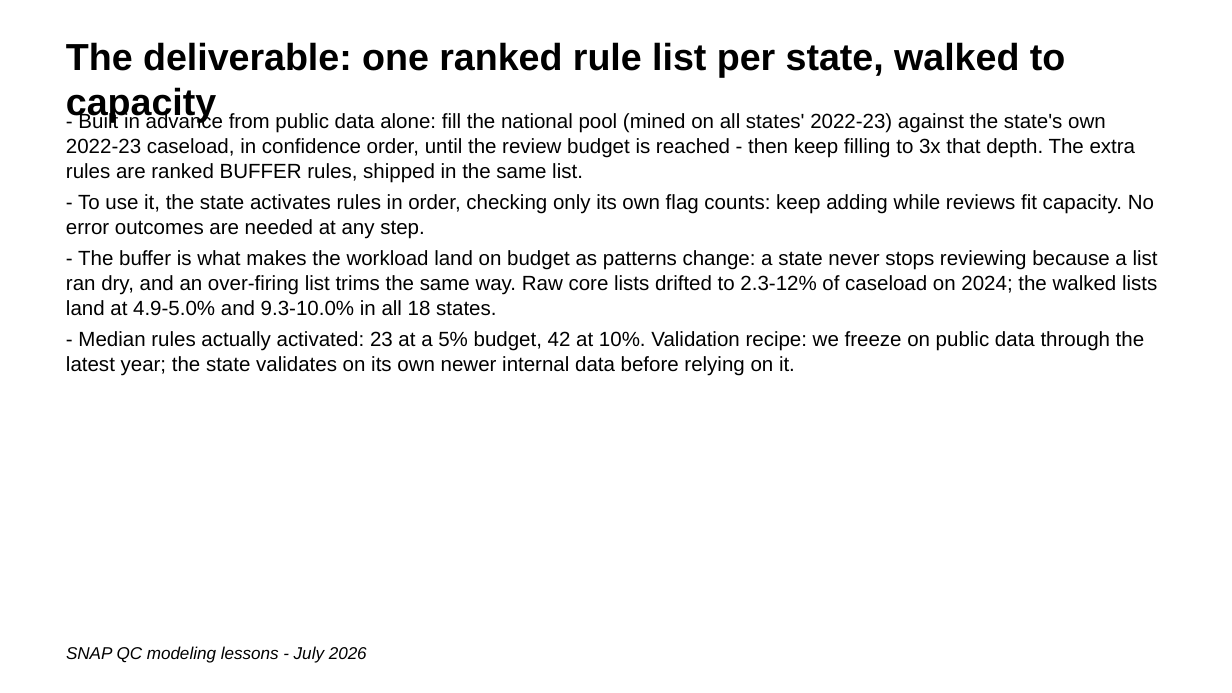
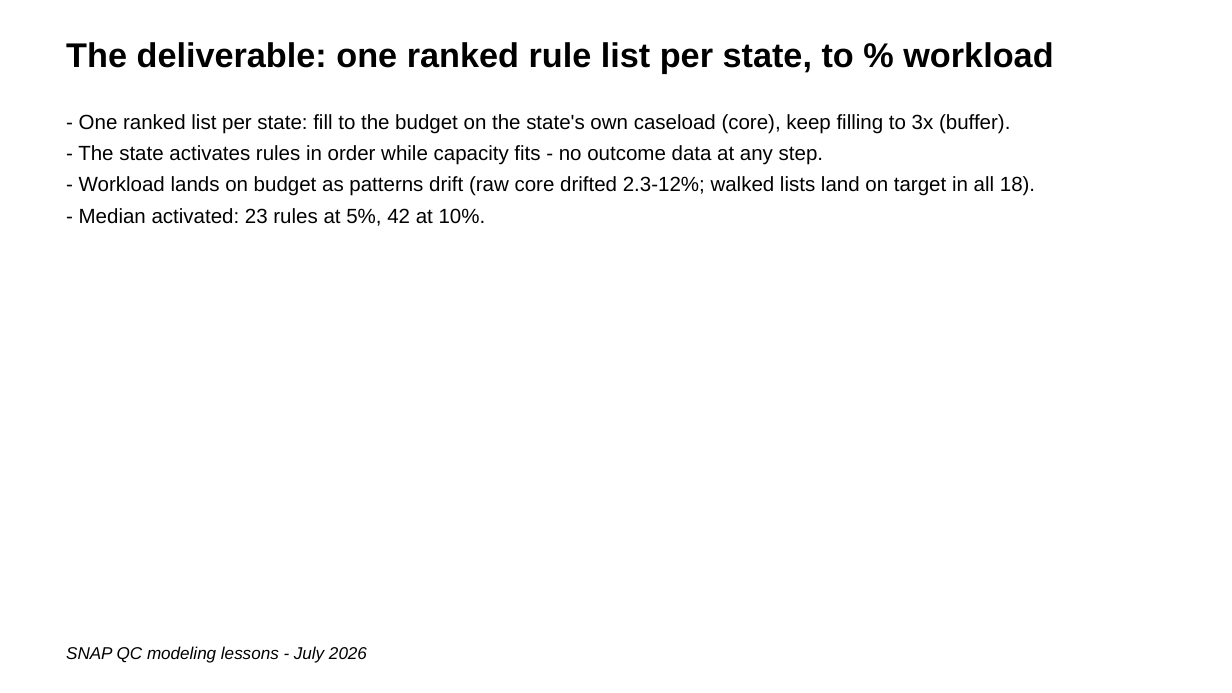
Before and after one commit to giannella/snap_qc, a slide deck: slide 28 of lessons_getting_more_signal_from_snap_qc_data.pptx (slide 23 before the commit). Drawn at 1232x693 pixels with LibreOffice and Linux fonts; fonts in the diff are those of the drawing. Boxes give left, top, right and bottom in pixels: in the first picture for what was removed or moved away, otherwise in the second. Text is boxed around its words. In the diff, an @@ line names an element or a change of style, - is before the commit and + after.

```diff
--- a/lessons_getting_more_signal_from_snap_qc_data.pptx
+++ b/lessons_getting_more_signal_from_snap_qc_data.pptx
@@ text at (66, 42, 1053, 73): text changed; size 22 to 20 pt @@
-The deliverable: one ranked rule list per state, walked to capacity
+The deliverable: one ranked rule list per state, to % workload
@@ text at (78, 114, 1035, 226): text changed @@
-- Built in advance from public data alone: fill the national pool (mined on all states' 2022-23) against the state's own 2022-23 caseload, in confidence order, until the review budget is reached - then keep filling to 3x that depth. The extra rules are ranked BUFFER rules, shipped in the same list.
-- To use it, the state activates rules in order, checking only its own flag counts: keep adding while reviews fit capacity. No error outcomes are needed at any step.
-- The buffer is what makes the workload land on budget as patterns change: a state never stops reviewing because a list ran dry, and an over-firing list trims the same way. Raw core lists drifted to 2.3-12% of caseload on 2024; the walked lists land at 4.9-5.0% and 9.3-10.0% in all 18 states.
-- Median rules actually activated: 23 at a 5% budget, 42 at 10%. Validation recipe: we freeze on public data through the latest year; the state validates on its own newer internal data before relying on it.
+- One ranked list per state: fill to the budget on the state's own caseload (core), keep filling to 3x (buffer).
+- The state activates rules in order while capacity fits - no outcome data at any step.
+- Workload lands on budget as patterns drift (raw core drifted 2.3-12%; walked lists land on target in all 18).
+- Median activated: 23 rules at 5%, 42 at 10%.
```
Also in this commit, not shown: 11 other slides changed, 32 slides added, 15 slides removed.
